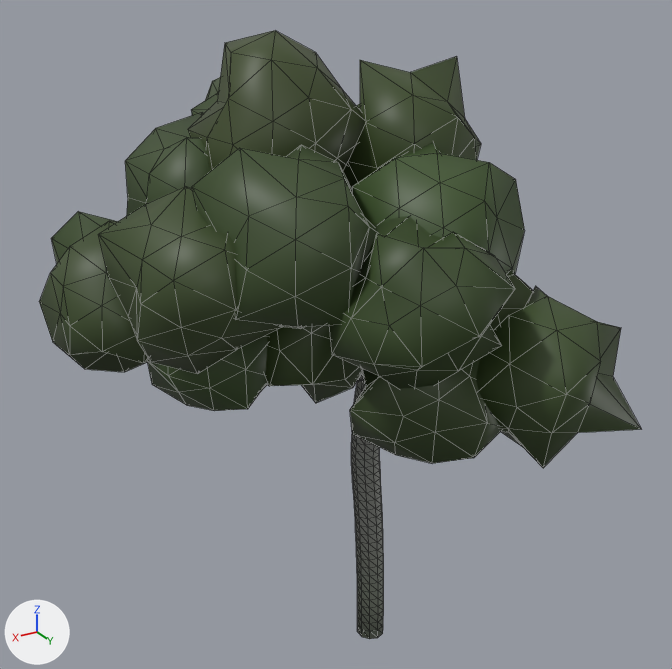
The glTF model Data/Buttertubs/Trees/SM_TreeFar_beech_0.glb: old version first, new version second.
One viewpoint serves both versions: a 50 mm camera at (12.92, 19.44, 18.9) aimed at (1.41, 0.26, 9.31). Every picture has the same lights, and +X, +Y and +Z are marked at lower left. The older version comes first. Mesh edges are drawn as thin lines. Vertices at exactly the same position are counted once.

Before the edit, the objects in view are built like this:
```python
me_sm_treefar_beech_0 = bpy.data.meshes.new('SM_TreeFar_beech_0')
me_sm_treefar_beech_0.from_pydata(...)  # 1624 vertices, 3052 faces; spans x -3.8..8.2, y -6.5..7.5, z -1.2..16.9
me_sm_treefar_beech_0.materials.append(mat_defaultmaterial)
ob_sm_treefar_beech_0 = bpy.data.objects.new('SM_TreeFar_beech_0', me_sm_treefar_beech_0)
ob_sm_treefar_beech_0.location = (0.0, 0.0, 0.0)
```
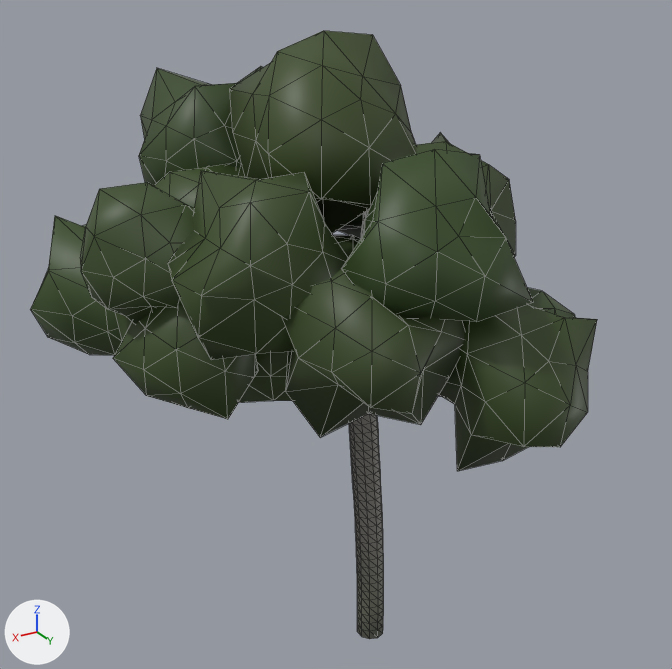
What differs and where, as boxes (x1, y1, x2, y2) in the pictures (672 x 669 px; the box of a moved part takes in the faces that stretch with it):
'SM_TreeFar_beech_0', reshaped
    before: (39, 30, 641, 639)
    after: (30, 31, 597, 639)
part 1 of me_sm_treefar_beech_0, rebuilt (not visible before)
    after: (337, 213, 364, 239)
part 2 of me_sm_treefar_beech_0, rebuilt
    before: (476, 286, 641, 468)
    after: (439, 304, 597, 471)
part 3 of me_sm_treefar_beech_0, rebuilt
    before: (125, 112, 210, 216)
    after: (154, 164, 245, 208)
part 4 of me_sm_treefar_beech_0, rebuilt (mostly hidden afterwards)
    before: (191, 77, 220, 115)
    after: (238, 66, 263, 83)
part 5 of me_sm_treefar_beech_0, rebuilt
    before: (192, 145, 379, 329)
    after: (168, 171, 348, 360)
part 6 of me_sm_treefar_beech_0, rebuilt
    before: (98, 186, 282, 374)
    after: (81, 182, 194, 324)
part 7 of me_sm_treefar_beech_0, rebuilt
    before: (351, 143, 525, 277)
    after: (414, 132, 516, 257)
part 8 of me_sm_treefar_beech_0, rebuilt
    before: (188, 30, 365, 172)
    after: (230, 31, 417, 233)
part 9 of me_sm_treefar_beech_0, rebuilt
    before: (329, 216, 515, 389)
    after: (342, 149, 533, 322)
part 10 of me_sm_treefar_beech_0, rebuilt
    before: (51, 212, 118, 263)
    after: (30, 216, 122, 355)
part 11 of me_sm_treefar_beech_0, rebuilt (not visible afterwards)
    before: (265, 325, 362, 403)
part 12 of me_sm_treefar_beech_0, rebuilt (not visible before)
    after: (333, 235, 360, 258)
part 13 of me_sm_treefar_beech_0, added (green)
    after: (139, 68, 242, 186)
part 14 of me_sm_treefar_beech_0, added (mostly hidden)
    after: (439, 288, 576, 396)
part 15 of me_sm_treefar_beech_0, added (green)
    after: (282, 268, 465, 437)
part 16 of me_sm_treefar_beech_0, added (green)
    after: (113, 304, 258, 419)
part 17 of me_sm_treefar_beech_0, moved or reshaped (mostly hidden afterwards)
    before: (39, 56, 533, 463)
    after: (238, 210, 380, 461)

Diff of the bpy script that builds the scene:
```diff
--- a/Data/Buttertubs/Trees/SM_TreeFar_beech_0.glb.py
+++ b/Data/Buttertubs/Trees/SM_TreeFar_beech_0.glb.py
@@ me_sm_treefar_beech_0 @@
-me_sm_treefar_beech_0.from_pydata(...)  # 1624 vertices, 3052 faces; spans x -3.8..8.2, y -6.5..7.5, z -1.2..16.9
+me_sm_treefar_beech_0.from_pydata(...)  # 1576 vertices, 3011 faces; spans x -3.7..8.3, y -6.1..7.0, z -1.2..16.9
+# me_sm_treefar_beech_0 part 1: the loose piece of 42 vertices spanning x -3.5..0.6, y -5.3..-1.5, z 11.0..14.6 is rebuilt with 42 vertices and now spans x -3.4..0.8, y -5.0..-0.7, z 10.6..14.5
+# me_sm_treefar_beech_0 part 2: the loose piece of 42 vertices spanning x -2.8..1.0, y 3.3..7.5, z 7.6..11.6 is rebuilt with 42 vertices and now spans x -2.6..1.8, y 3.2..7.0, z 7.5..11.9
+# me_sm_treefar_beech_0 part 3: the loose piece of 42 vertices spanning x 1.9..5.9, y -3.5..0.1, z 10.8..14.7 is rebuilt with 42 vertices and now spans x 2.2..5.9, y -3.1..0.6, z 10.6..13.8
+# me_sm_treefar_beech_0 part 4: the loose piece of 42 vertices spanning x -0.5..3.6, y -6.5..-2.1, z 11.1..15.7 is rebuilt with 42 vertices and now spans x -0.7..3.1, y -6.1..-2.3, z 11.4..15.6
+# me_sm_treefar_beech_0 part 5: the loose piece of 42 vertices spanning x 2.0..5.8, y 0.8..4.7, z 10.8..15.0 is rebuilt with 42 vertices and now spans x 3.0..6.7, y 0.9..4.2, z 10.6..14.4
+# me_sm_treefar_beech_0 part 6: the loose piece of 42 vertices spanning x 3.8..7.5, y -0.4..3.5, z 9.6..14.0 is rebuilt with 42 vertices and now spans x 4.6..7.8, y -1.7..2.0, z 10.1..13.9
+# me_sm_treefar_beech_0 part 7: the loose piece of 42 vertices spanning x -1.4..2.7, y 1.2..5.0, z 10.9..14.6 is rebuilt with 42 vertices and now spans x -2.6..1.6, y 0.1..4.2, z 10.5..14.5
+# me_sm_treefar_beech_0 part 8: the loose piece of 42 vertices spanning x 0.6..4.6, y -2.8..1.4, z 12.9..16.9 is rebuilt with 42 vertices and now spans x -0.5..4.0, y -1.8..2.8, z 12.1..16.9
+# me_sm_treefar_beech_0 part 9: the loose piece of 42 vertices spanning x 0.5..3.9, y 2.9..6.9, z 9.7..13.6 is rebuilt with 42 vertices and now spans x -0.3..3.8, y 2.6..6.4, z 11.0..14.9
+# me_sm_treefar_beech_0 part 10: the loose piece of 42 vertices spanning x 3.8..7.1, y -6.5..-2.5, z 8.7..12.3 is rebuilt with 42 vertices and now spans x 3.3..8.3, y -5.6..-1.1, z 8.3..12.5
+# me_sm_treefar_beech_0 part 11: the loose piece of 42 vertices spanning x 0.4..4.0, y -1.2..2.7, z 7.7..12.0 is rebuilt with 42 vertices and now spans x -0.4..3.2, y -0.2..4.2, z 8.1..11.8
+# me_sm_treefar_beech_0 part 12: the loose piece of 42 vertices spanning x -2.4..2.1, y -4.3..-0.3, z 8.3..12.2 is rebuilt with 42 vertices and now spans x -2.1..1.7, y -4.0..0.2, z 7.4..11.1
+# me_sm_treefar_beech_0 part 13: a new loose piece of 42 vertices spanning x 1.4..5.2, y -4.9..-1.1, z 11.9..15.7, in mat_defaultmaterial
+# me_sm_treefar_beech_0 part 14: a new loose piece of 42 vertices spanning x -3.3..0.2, y 1.7..5.4, z 7.2..11.1, in mat_defaultmaterial
+# me_sm_treefar_beech_0 part 15: a new loose piece of 42 vertices spanning x 1.2..4.9, y 2.6..6.1, z 9.0..12.9, in mat_defaultmaterial
+# me_sm_treefar_beech_0 part 16: a new loose piece of 42 vertices spanning x 3.6..7.4, y -1.6..2.3, z 8.4..12.0, in mat_defaultmaterial
+# me_sm_treefar_beech_0 part 17: 6 vertices moved within x 0.1..3.3, y -0.3..0.4, z 7.3..11.0; 714 vertices removed from x -3.1..8.2, y -3.4..6.0, z 5.3..16.2; 550 vertices added at x -1.2..4.7, y -2.3..3.1, z 5.3..13.8
+# other edits to the shape of me_sm_treefar_beech_0 do not show in these pictures
 me_sm_treefar_beech_0.materials.append(mat_defaultmaterial)
```
